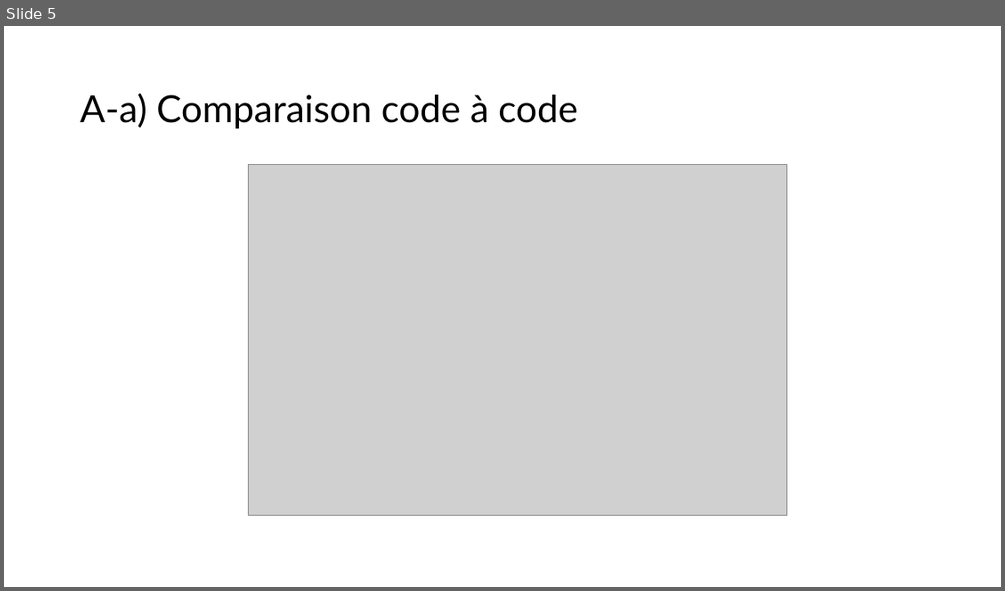
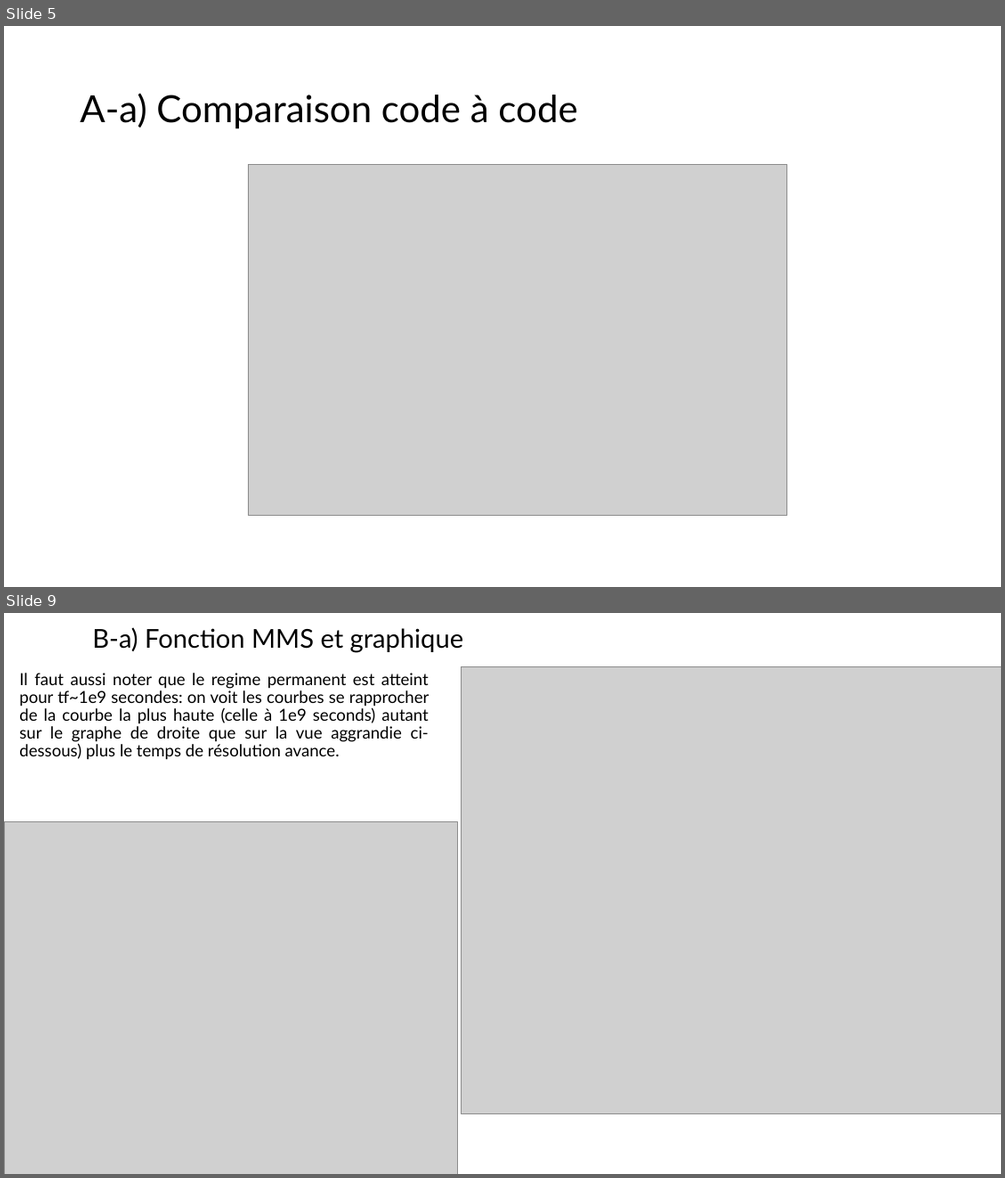
Before and after one commit to mehdibendaya/MEC8211DEV2, a slide deck: Devoir_2.pptx. Shown one above the other, each under a label of ours: slide 5 before the commit, slides 5 and 9 after it; the slides between them are not shown. The pictures are 1005x591 and 1005x1178 pixels, drawn with LibreOffice and Linux fonts; fonts in the diff are those of the drawing; grey boxes stand for pictures. Boxes give left, top, right and bottom in pixels: in the first picture for what was removed or moved away, otherwise in the second. Text is boxed around its words. In the diff, an @@ line names an element or a change of style, - is before the commit and + after.

```diff
--- a/Devoir_2.pptx
+++ b/Devoir_2.pptx
@@ slide 9 added at bbox=[4, 613, 1001, 1174], background #FFFFFF @@
@@ text added at bbox=[92, 627, 463, 653], 25 pt, text #000000 @@
+B-a) Fonction MMS et graphique
@@ text added at bbox=[19, 673, 429, 760], 16 pt, text #000000 @@
+Il faut aussi noter que le regime permanent est atteint pour tf~1e9 secondes: on voit les courbes se rapprocher de la courbe la plus haute (celle à 1e9 seconds) autant sur le graphe de droite que sur la vue aggrandie ci-dessous) plus le temps de résolution avance.
@@ picture added at bbox=[461, 666, 1001, 1113] @@
@@ picture added at bbox=[4, 822, 457, 1174] @@
```
Also in this commit, not shown: 9 slides changed, 2 other slides added, 1 slide removed.
